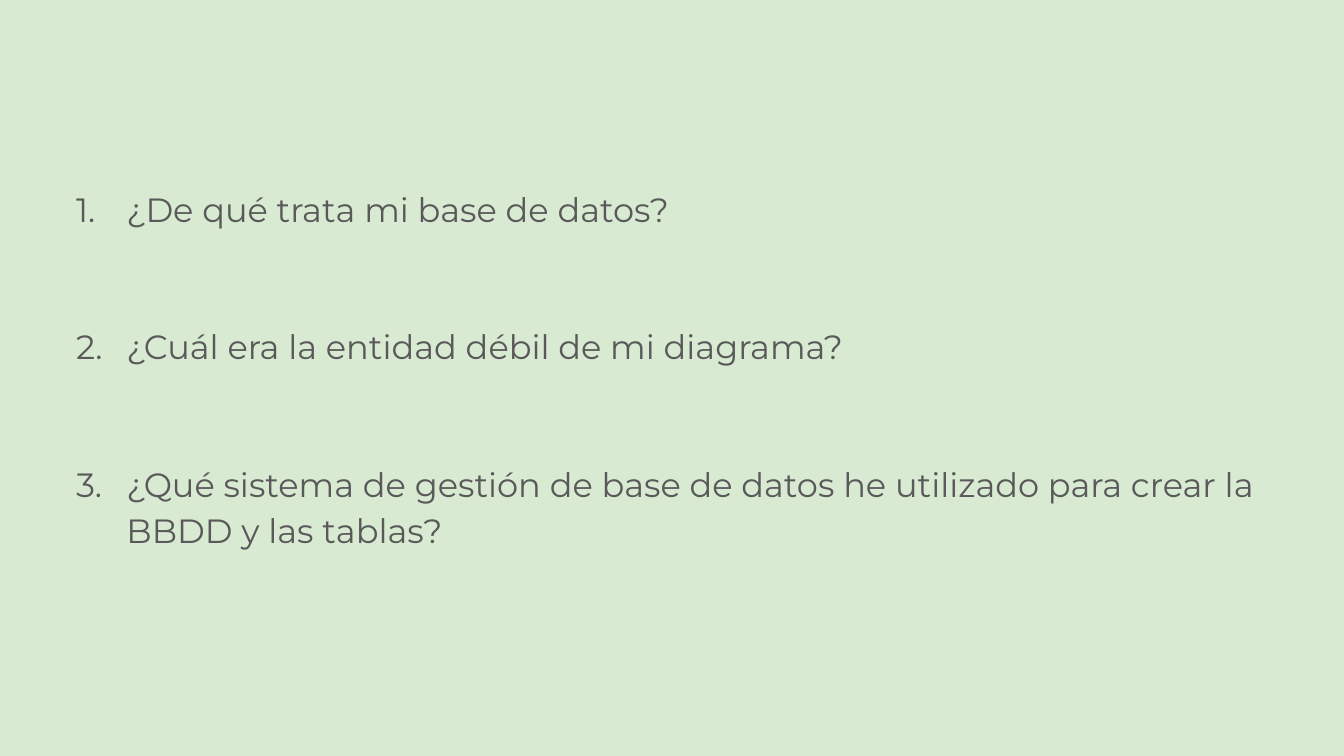
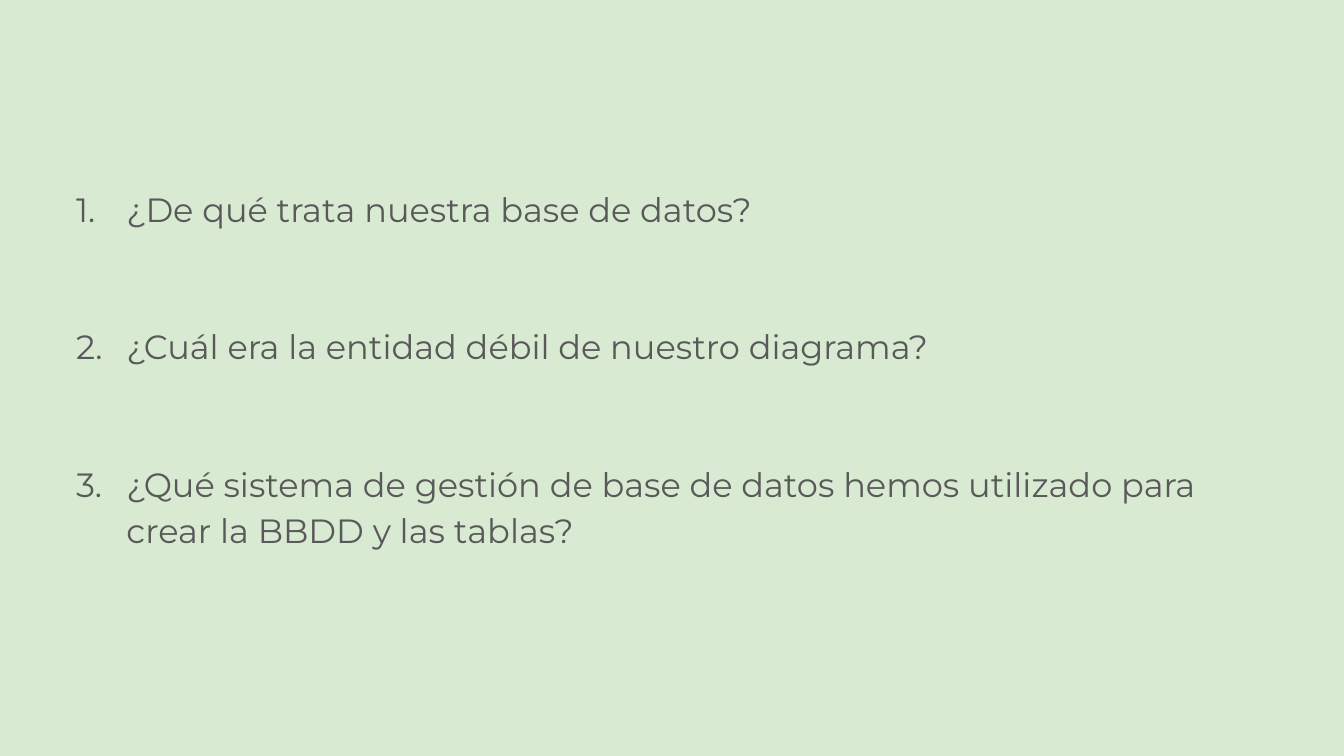
Before and after one commit to Carlos5Noob/ProyectoFinalBBDD, a slide deck: slide 7 of PresentacionMiProyecto.pptx. Drawn at 1344x756 pixels with LibreOffice and Linux fonts; fonts in the diff are those of the drawing. Boxes give left, top, right and bottom in pixels: in the first picture for what was removed or moved away, otherwise in the second. Text is boxed around its words. In the diff, an @@ line names an element or a change of style, - is before the commit and + after.

```diff
--- a/PresentacionMiProyecto.pptx
+++ b/PresentacionMiProyecto.pptx
@@ text at <box>126,197,1195,550</box>: text changed @@
-1. ¿De qué trata mi base de datos?
-2. ¿Cuál era la entidad débil de mi diagrama?
-3. ¿Qué sistema de gestión de base de datos he utilizado para crear la BBDD y las tablas?
+1. ¿De qué trata nuestra base de datos?
+2. ¿Cuál era la entidad débil de nuestro diagrama?
+3. ¿Qué sistema de gestión de base de datos hemos utilizado para crear la BBDD y las tablas?
```
Also in this commit, not shown: 1 other slide changed, 3 other files.
